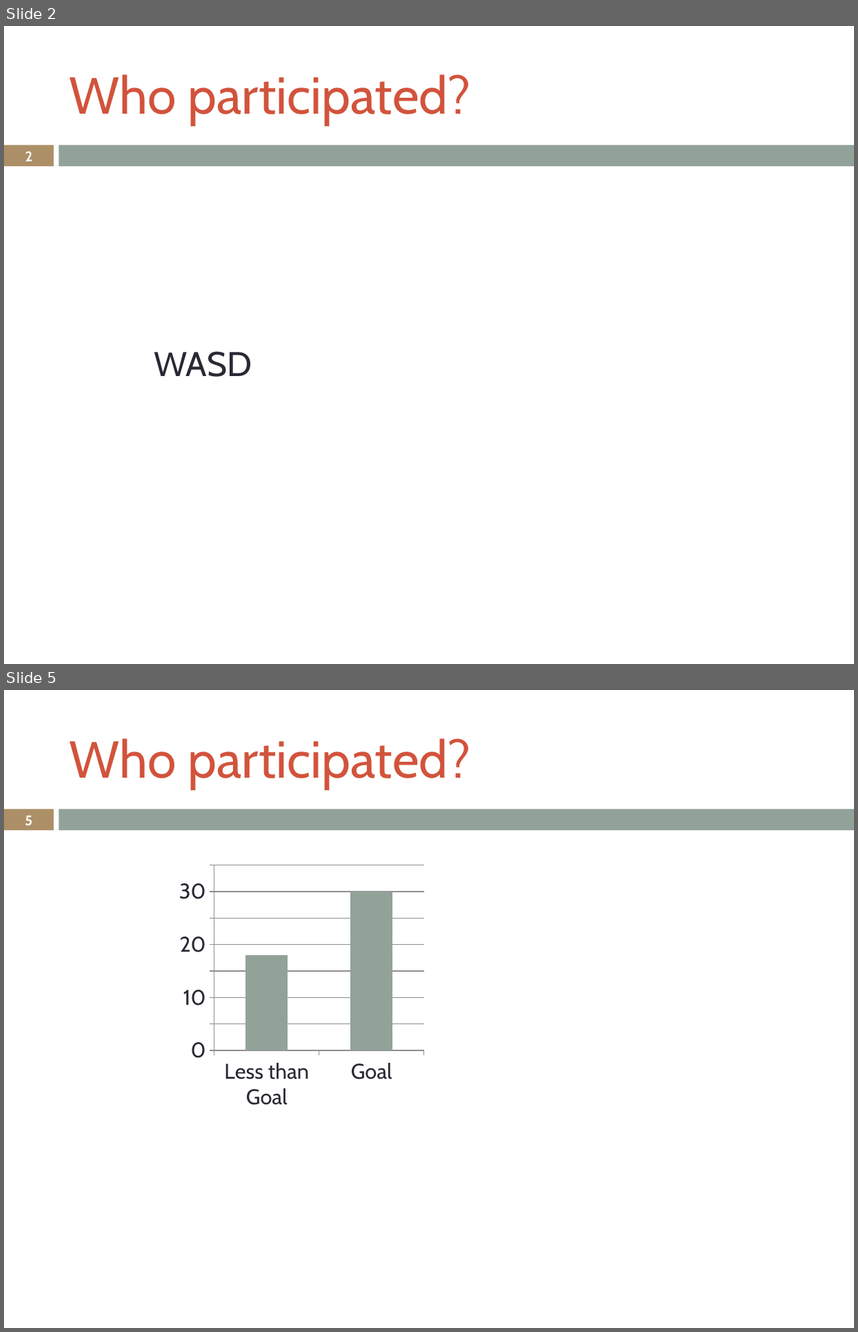
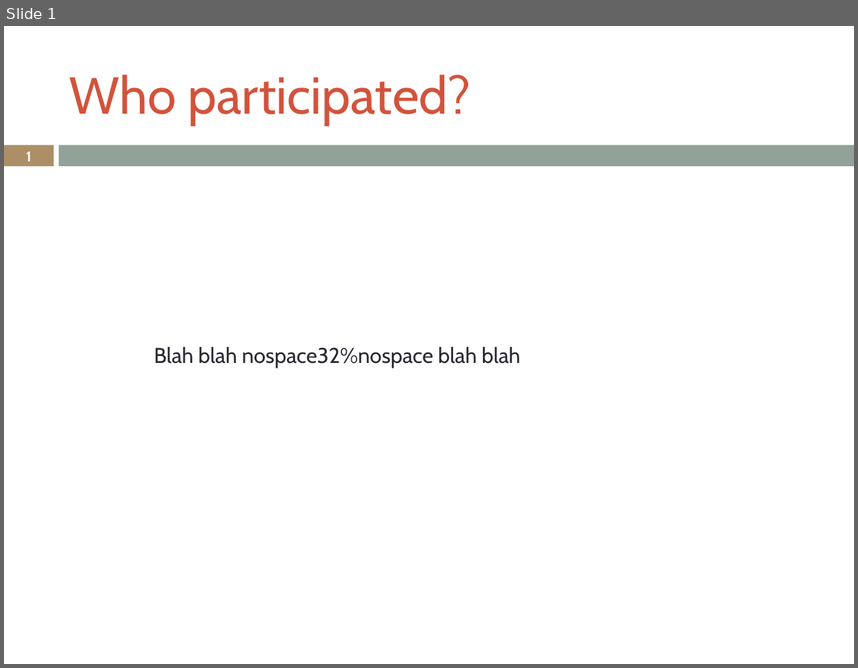
Before and after one commit to LukeSteg/LCABiometric, a slide deck: exampleOutput.pptx. Shown one above the other, each under a label of ours: slides 2 and 5 before the commit, slide 1 after it; the slides between them are not shown. The pictures are 858x1332 and 858x668 pixels, drawn with LibreOffice and Linux fonts; fonts in the diff are those of the drawing. Boxes give left, top, right and bottom in pixels: in the first picture for what was removed or moved away, otherwise in the second. Text is boxed around its words. In the diff, an @@ line names an element or a change of style, - is before the commit and + after.

```diff
--- a/exampleOutput.pptx
+++ b/exampleOutput.pptx
@@ slide 5 removed at box(4, 690, 854, 1328), background #FFFFFF; not listed: 2 template elements that a slide beside it also shows @@
@@ title removed at box(70, 738, 471, 789) @@
-Who participated?
@@ page number removed at box(25, 816, 32, 825) @@
-5
@@ column chart removed at box(174, 860, 429, 1115) @@
-categories: Less than Goal, Goal
-Series 1: 18, 30
@@ what was slide 2 is now slide 1 @@
@@ slide 1 changed as well @@
@@ page number at box(26, 152, 32, 161): text changed @@
-2
+1
@@ text at box(154, 346, 520, 368): text changed; size 29 to 18.1 pt @@
-WASD
+Blah blah nospace32%nospace blah blah
```
Also in this commit, not shown: 1 slide added, 4 other slides removed, 4 other files.
